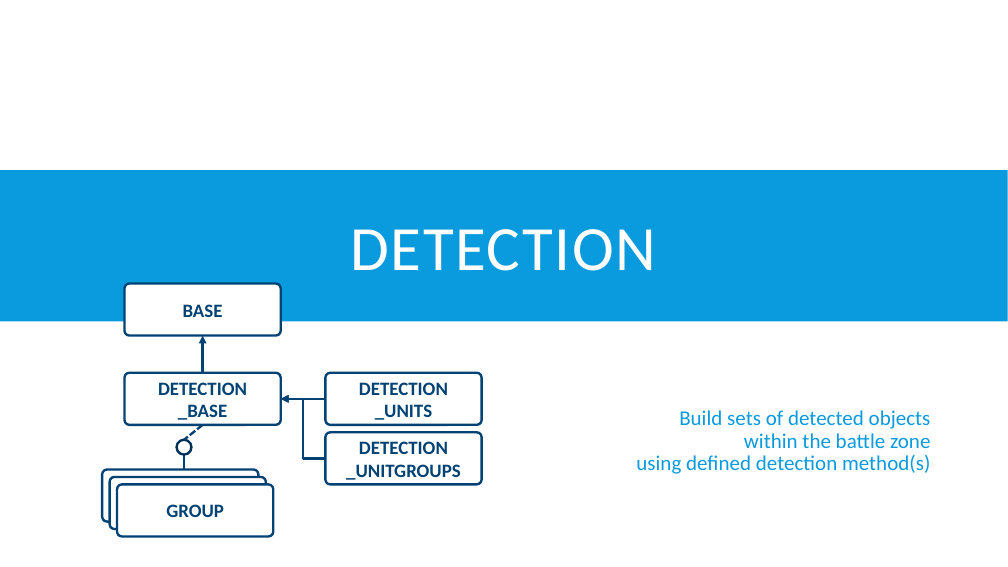
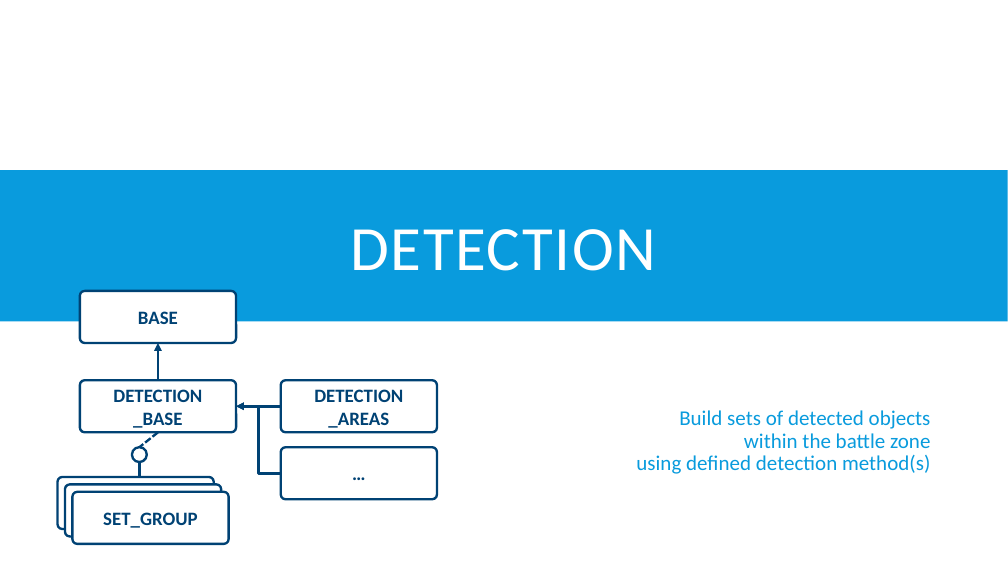
Before and after one commit to FlightControl-Master/MOOSE, a slide deck: slide 2 of Moose Training/Presentations/DCS World - MOOSE - Detection - Part 1 - Explanation.pptx. Drawn at 1008x567 pixels with LibreOffice and Linux fonts; fonts in the diff are those of the drawing; background and template pictures are left out. Boxes give left, top, right and bottom in pixels: in the first picture for what was removed or moved away, otherwise in the second. Text is boxed around its words. In the diff, an @@ line names an element or a change of style, - is before the commit and + after.

```diff
--- a/Moose Training/Presentations/DCS World - MOOSE - Detection - Part 1 - Explanation.pptx
+++ b/Moose Training/Presentations/DCS World - MOOSE - Detection - Part 1 - Explanation.pptx
@@ 4 rounded rectangles, 2 arrows: place and size @@
-4 rounded rectangles, 2 arrows at box(117, 284, 482, 537)
+4 rounded rectangles, 2 arrows at box(73, 291, 437, 544)
@@ text in rounded rectangle at box(314, 389, 403, 428): text changed @@
-DETECTION
-_UNITS
+DETECTION
+_AREAS
@@ elbow arrow moved from (325, 458) - (281, 399) to (281, 473) - (236, 406) @@
@@ 2 lines, 1 ellipse: place and size @@
-2 lines, 1 ellipse at box(177, 425, 203, 470)
+2 lines, 1 ellipse at box(132, 433, 158, 477)
@@ ellipse at box(132, 448, 147, 463): outline #003156 2.25 pt to #004274 2.25 pt @@
@@ rounded rectangle added at box(281, 448, 437, 500), fill #FFFFFF, outline #004274 2.25 pt, 18 pt, text #004274, bold @@
+…
@@ rounded rectangle removed at box(325, 433, 482, 485) @@
-DETECTION
-_UNITGROUPS
@@ rounded rectangle "SPAWN": place and size @@
-rounded rectangle "SPAWN" at box(110, 477, 266, 529)
+rounded rectangle "SPAWN" at box(57, 477, 214, 529)
@@ rounded rectangle "SPAWN": place and size @@
-rounded rectangle "SPAWN" at box(102, 470, 259, 522)
+rounded rectangle "SPAWN" at box(65, 485, 222, 537)
@@ text in rounded rectangle at box(103, 512, 198, 528): text changed @@
-GROUP
+SET_GROUP
```
Also in this commit, not shown: 16 other slides changed, 3 slides added, 8 slides removed, 1 other file.
